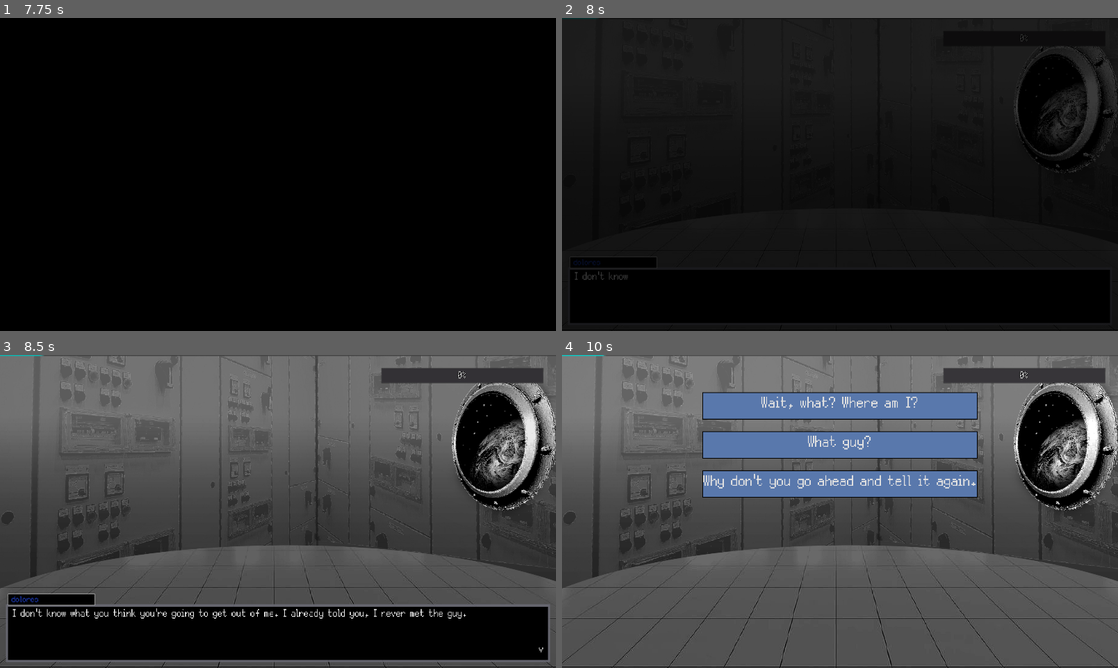
Above: before the commit, frames 1-4 (two rows, left to right).
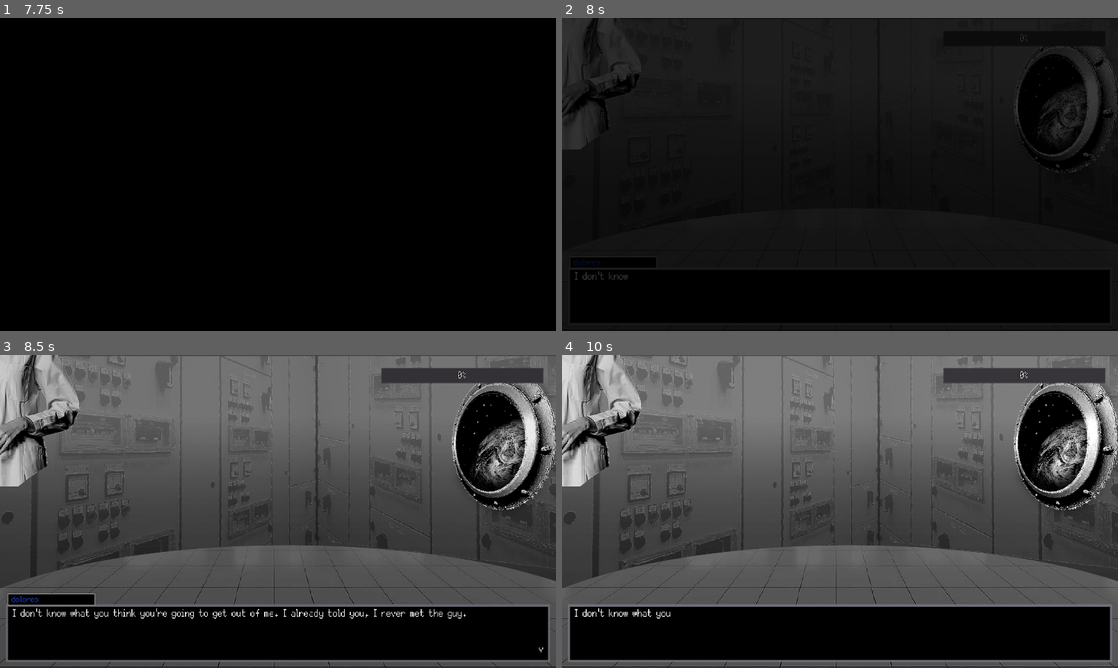
Above: after the commit, the same moments.

Repository: Bmoel/GMTK-2023
Game: Godot game, scene res://Scenes/MainMenu/main_menu.tscn
The game is run twice, just before and just after one commit, with the same random seed, the same clock (stepped at 60 frames per second) and the same inputs.
Inputs (mouse positions are in pixels of both pictures, inside the frame that each line leads up to):
- Up to frame 1 (7.75 s): click "Start" at 0.5 s; click (278, 296) at 1.27 s; type "Alex" at 1.35 s; tap Enter (Enter) at 2, 2.85, 3.5, 4.35, 5, 5.85, 7.35 s; move the mouse to (400, 158) at 2.02 s; hold Up (ui_up) 2.03-2.78 s; hold Enter (Enter) 2.03-2.78 s; tap Space at 2.75, 4.25, 5.75 s; move the mouse to (166, 190) at 2.77 s; hold Down (ui_down) 2.78-3.53 s; move the mouse to (333, 105) at 3.52 s; hold Enter (Enter) 3.53-4.28 s; hold Up (ui_up) 3.53-5.03 s; move the mouse to (250, 237) at 4.27 s; move the mouse to (444, 221) at 5.02 s; hold Enter (Enter) 5.03-5.78 s; hold Down (ui_down) 5.03-7.28 s; move the mouse to (111, 127) at 5.77 s; move the mouse to (305, 174) at 6.52 s; hold Enter (Enter) 6.53-7.28 s; move the mouse to (194, 96) at 7.27 s; hold Up (ui_up) from 7.28 s (still down)
- Up to frame 2 (8 s): keep holding Up (ui_up)
- Up to frame 3 (8.5 s): keep holding Up (ui_up); move the mouse to (400, 495) at 8.02 s; hold Enter (Enter) from 8.03 s (still down)
- Up to frame 4 (10 s): move the mouse to (728, 527) at 8.77 s; release Enter (Enter) at 8.78 s; tap Enter (Enter) at 8.85 s; release Up (ui_up) at 9.5 s; click (840, 483) at 9.5 s, where only the run before the commit has a clickable "Why don't you go ahead and te…"

Frame 1 is identical in both runs. In frame 2, 0.5% of the frame differs, in the area x 0-15%, y 0-42%; in frame 3, 3.6%; in frame 4, 34%, in the area x 0-99%, y 0-99%.

Commit message:
have fun Freeman

Diff:
--- a/game/Scenes/Character/Character.gd
+++ b/game/Scenes/Character/Character.gd
@@ -1,4 +1,4 @@
-extends Control
+extends Node2D
 
 
 var _charName
@@ -7,11 +7,12 @@
 var _dialogueTree
 var _responseTree
 var _artPath
+onready var _position = $Position2D
 
 
 # Called when the node enters the scene tree for the first time.
 func _ready():
-	$Splash.texture = load(_artPath)
+	pass
 
 
 # Called every frame. 'delta' is the elapsed time since the previous frame.
--- a/game/Scenes/Character/Character.tscn
+++ b/game/Scenes/Character/Character.tscn
@@ -1,12 +1,45 @@
-[gd_scene load_steps=2 format=2]
+[gd_scene load_steps=9 format=2]
 
 [ext_resource path="res://Scenes/Character/Character.gd" type="Script" id=1]
+[ext_resource path="res://Assets/Woman.png" type="Texture" id=2]
+[ext_resource path="res://Assets/Man.png" type="Texture" id=3]
 
-[node name="Character" type="Control"]
-anchor_right = 1.0
-anchor_bottom = 1.0
+[sub_resource type="AtlasTexture" id=1]
+flags = 4
+atlas = ExtResource( 2 )
+region = Rect2( 15, 0, 565, 1000 )
+
+[sub_resource type="AtlasTexture" id=2]
+flags = 4
+atlas = ExtResource( 2 )
+region = Rect2( 580, 0, 565, 1000 )
+
+[sub_resource type="AtlasTexture" id=4]
+flags = 4
+atlas = ExtResource( 3 )
+region = Rect2( 10, 0, 575, 1000 )
+
+[sub_resource type="AtlasTexture" id=5]
+flags = 4
+atlas = ExtResource( 3 )
+region = Rect2( 585, 0, 575, 1000 )
+
+[sub_resource type="SpriteFrames" id=3]
+animations = [ {
+"frames": [ SubResource( 1 ), SubResource( 2 ), SubResource( 4 ), SubResource( 5 ) ],
+"loop": true,
+"name": "default",
+"speed": 5.0
+} ]
+
+[node name="Character" type="Node2D"]
 script = ExtResource( 1 )
 
-[node name="Splash" type="TextureRect" parent="."]
-margin_right = 40.0
-margin_bottom = 40.0
+[node name="Position2D" type="Position2D" parent="."]
+
+[node name="CanvasLayer" type="CanvasLayer" parent="Position2D"]
+layer = 4
+
+[node name="AnimatedSprite" type="AnimatedSprite" parent="Position2D/CanvasLayer"]
+frames = SubResource( 3 )
+frame = 1
--- a/game/Scenes/Executive/Executive.gd
+++ b/game/Scenes/Executive/Executive.gd
@@ -41,16 +41,27 @@
 """
 func initializeCharacters():
 	var dolores = load("res://Scenes/Character/Character.tscn").instance()
+	var fred = load("res://Scenes/Character/Character.tscn").instance()
 	dolores._charName = "dolores"
 	dolores._charColor = "blue"
 	dolores._charID = 0
+	fred._charName = "fred"
+	fred._charColor = "red"
+	fred._charID = 1
 	var trees = getTrees("dolores")
 	dolores._dialogueTree = trees[0]
 	dolores._responseTree = trees[1]
-	dolores._artPath = "res://Assets/Sprites/DolorsSplash.png"
-	dolores.rect_position.x -= 150
+
+	var trees2 = getTrees("fred")
+	fred._dialogueTree = trees[0]
+	fred._responseTree = trees[1]
+
+
 	_characters.append(dolores)
+	_characters.append(fred)
 	add_child(dolores)
+	add_child(fred)
+
 
 """
 /*
@@ -80,9 +91,9 @@
 func slideCharacter(direction:String, characterID:int):
 	var tween = get_tree().create_tween()
 	if direction == "left":
-		tween.tween_property(_characters[characterID], "rect_position", Vector2(0,0), 0.75)
+		tween.tween_property(_characters[characterID], "position", Vector2(100,500), 0.75)
 	elif direction == "right":
-		tween.tween_property(_characters[characterID], "rect_position", Vector2(1850,0), 0.75)
+		tween.tween_property(_characters[characterID], "position", Vector2(1000,500), 0.75)
 
 
 """
--- a/game/Scenes/Executive/Executive.tscn
+++ b/game/Scenes/Executive/Executive.tscn
@@ -226,6 +226,7 @@
 environment = SubResource( 13 )
 
 [node name="ButtonLayer" type="CanvasLayer" parent="."]
+layer = 3
 
 [node name="background" type="Sprite" parent="ButtonLayer"]
 position = Vector2( 960, 544 )
@@ -305,6 +306,7 @@
 custom_styles/fg = SubResource( 17 )
 
 [node name="textBox" parent="." instance=ExtResource( 4 )]
+layer = 6
 
 [node name="Blink" type="CanvasLayer" parent="."]
 layer = 128
@@ -321,14 +323,6 @@
 anims/Blink = SubResource( 14 )
 anims/RESET = SubResource( 15 )
 
-[node name="ProgressBar" type="ProgressBar" parent="."]
-margin_left = 1316.0
-margin_top = 44.0
-margin_right = 1877.0
-margin_bottom = 98.0
-custom_fonts/font = SubResource( 16 )
-custom_styles/fg = SubResource( 17 )
-
 [node name="bg" type="AudioStreamPlayer" parent="."]
 stream = ExtResource( 6 )
 volume_db = -10.0
